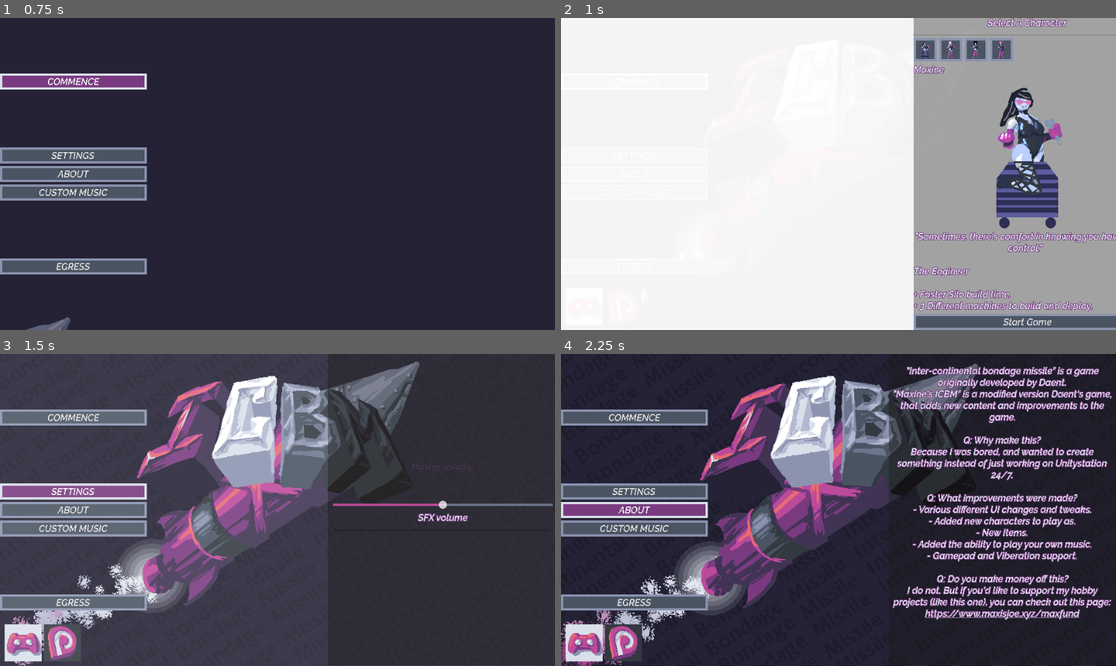
Above: before the commit, frames 1-4 (two rows, left to right).
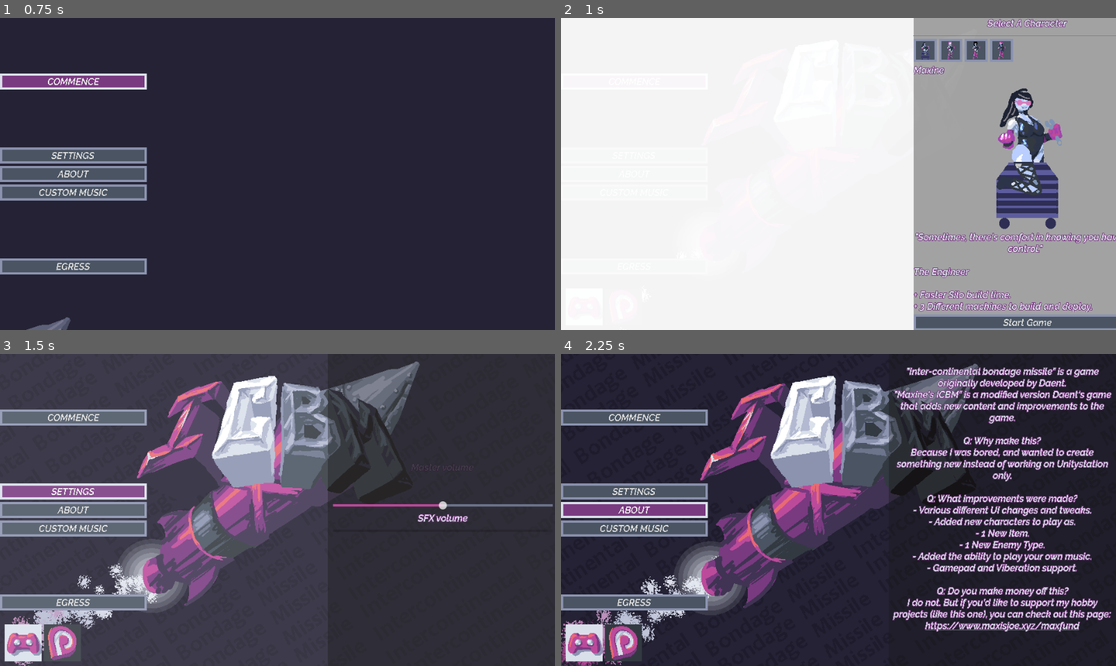
Above: after the commit, the same moments.

Repository: MaxIsJoe/MICBM
Game: Godot game, scene res://ui/title/main_menu.tscn
Same seed, same stepped clock (60 frames per second), same inputs: the game is played once before the commit and once after it. The engine's default icon, where the game draws it, is replaced by a stand-in: a white triangle on a blue panel in a dark square.
Inputs:
- Up to frame 1 (0.75 s): click "COMMENCE" at 0.5 s
- Up to frame 2 (1 s): no input
- Up to frame 3 (1.5 s): click "SETTINGS" at 1.25 s
- Up to frame 4 (2.25 s): click "ABOUT" at 2 s

Frame 1 is identical in both runs. In frame 2, 2.9% of the frame differs, in the area x 63-100%, y 0-100%; in frame 3, 0.4%; in frame 4, 10%, in the area x 59-100%, y 4-90%.

Commit message:
Fix broken page card on different resolutions

Diff:
--- a/ui/title/main_menu.gd
+++ b/ui/title/main_menu.gd
@@ -11,10 +11,7 @@
 
 @onready var background_tile: TextureRect = $"background-tile"
 
-var original_pages_holder_pos: Vector2
-
 func _ready() -> void:
-	original_pages_holder_pos = pages_holder.position
 	pages_holder.position = Vector2(pages_holder.position.x + 1000, pages_holder.position.y)
 
 func _process(_delta: float) -> void:
@@ -51,10 +48,9 @@
 	page_play.hide()
 	page_music.hide()
 	page_to_show.show()
-	if pages_holder.position != original_pages_holder_pos:
-		pages_holder.show()
-		var tween = get_tree().create_tween()
-		tween.tween_property(pages_holder, "position", original_pages_holder_pos, 0.5).set_trans(Tween.TRANS_SINE).set_ease(Tween.EASE_IN_OUT)
+	pages_holder.show()
+	var tween = get_tree().create_tween()
+	tween.tween_property(pages_holder, "position", $"pos-pages".position, 0.5).set_trans(Tween.TRANS_SINE).set_ease(Tween.EASE_IN_OUT)
 
 
 func _on_play_pressed() -> void:
--- a/ui/title/main_menu.tscn
+++ b/ui/title/main_menu.tscn
@@ -514,15 +514,16 @@
 bbcode_enabled = true
 text = "[center]
 \"Inter-continental bondage missile\" is a game originally developed by Daent.
-\"Maxine's ICBM\" is a modified version Daent's game, that adds new content and improvements to the game.
+\"Maxine's ICBM\" is a modified version Daent's game that adds new content and improvements to the game.
 
 [b]Q: Why make this?[/b]
-Because I was bored, and wanted to create something instead of just working on Unitystation 24/7.
+Because I was bored, and wanted to create something new instead of working on Unitystation only.
 
 [b]Q: What improvements were made?[/b]
 - Various different UI changes and tweaks.
 - Added new characters to play as.
-- New Items.
+- 1 New Item.
+- 1 New Enemy Type.
 - Added the ability to play your own music.
 - Gamepad and Viberation support.
 
@@ -539,6 +540,16 @@
 [node name="MusicModScreen" parent="Pages" instance=ExtResource("20_y41fl")]
 visible = false
 layout_mode = 1
+
+[node name="pos-pages" type="Control" parent="."]
+layout_mode = 1
+anchors_preset = 5
+anchor_left = 0.5
+anchor_right = 0.5
+offset_left = 87.0
+offset_right = 127.0
+offset_bottom = 40.0
+grow_horizontal = 2
 
 [connection signal="pressed" from="buttons/play" to="." method="_on_play_pressed"]
 [connection signal="button_down" from="buttons/settings" to="." method="_on_settings_button_down"]
